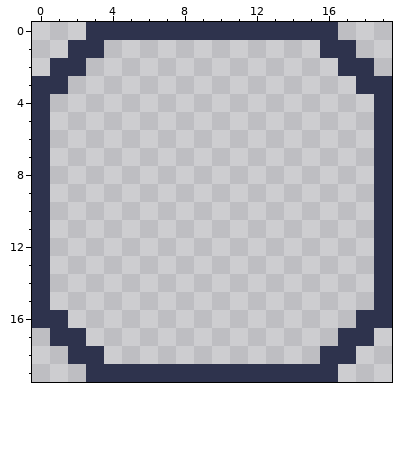
Two states of a pixel-art file, Assets/Asesprite/Itens.aseprite. The picture above was drawn from the file before the commit.
20x20 pixels, 1 frame.
After:
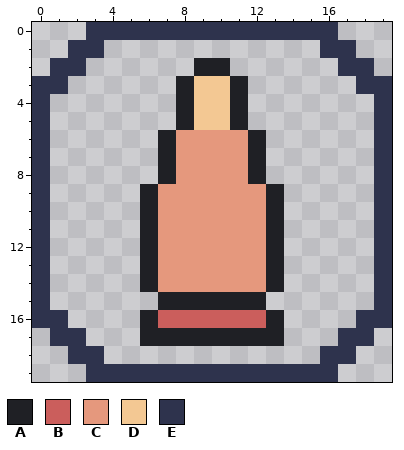
Palette (. is transparent): A #1f2025  B #cb5e5c  C #e5987d  D #f3c893  E #2e334d
Edits made:
layer "Passive_itens/Icon_ammo_piercing" added
Layer "Passive_itens/Icon_ammo_piercing":
Colour A is added in row 2 at x 9 to 10; in rows 3 to 5 at x 8 and 11; in rows 6 to 8 at x 7 and 12; in rows 9 to 14 at x 6 and 13; in row 15 at x 7 to 12; in row 16 at x 6 and 13.
Colour A is added in row 17 at x 6 to 13.
Colour B is added in row 16 at x 7 to 12.
Colour C is added in rows 6 to 8 at x 8 to 11; in rows 9 to 14 at x 7 to 12.
Colour D is added in rows 3 to 5 at x 9 to 10.
Where, in picture pixels (left, top, right, bottom), the same in both pictures:
added: (140, 58, 284, 346)
